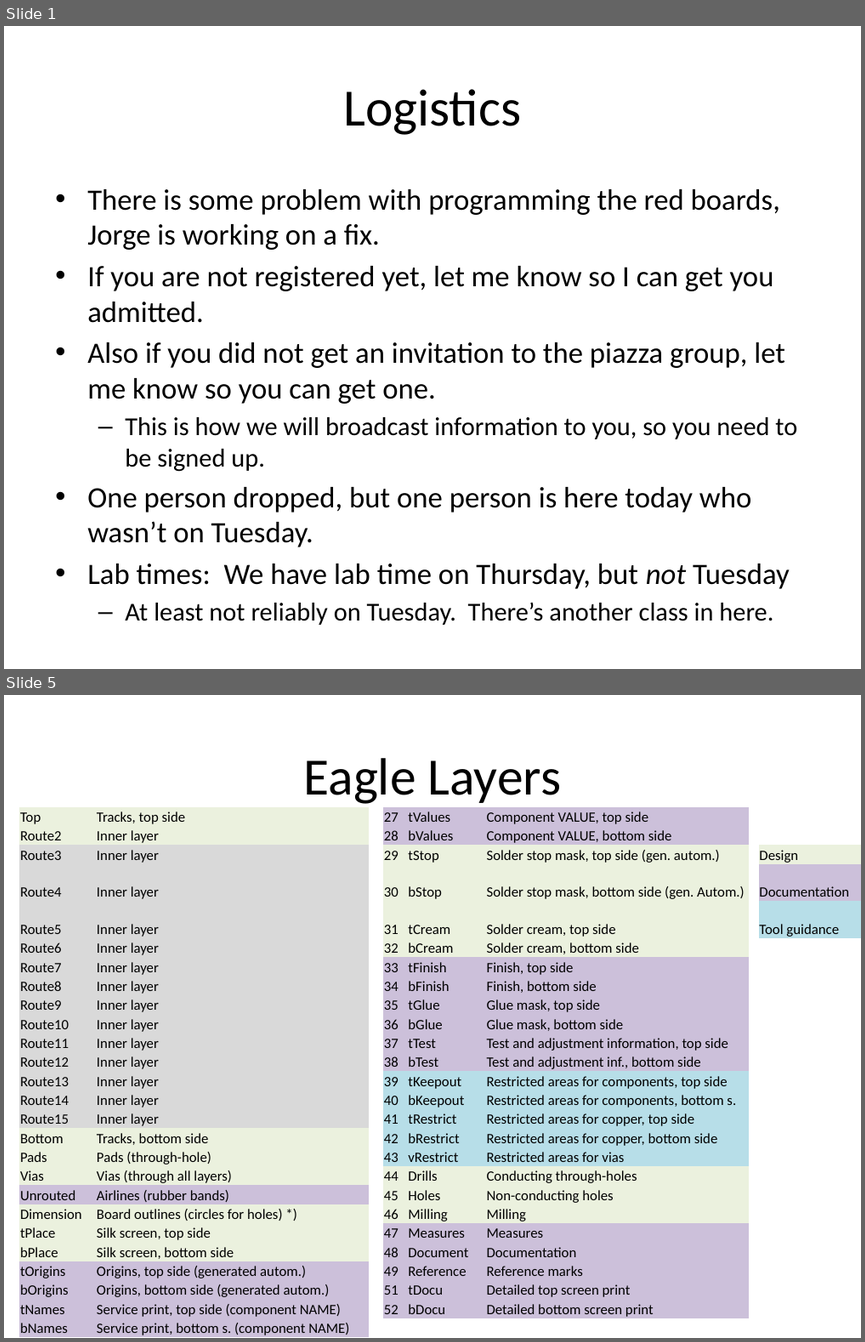
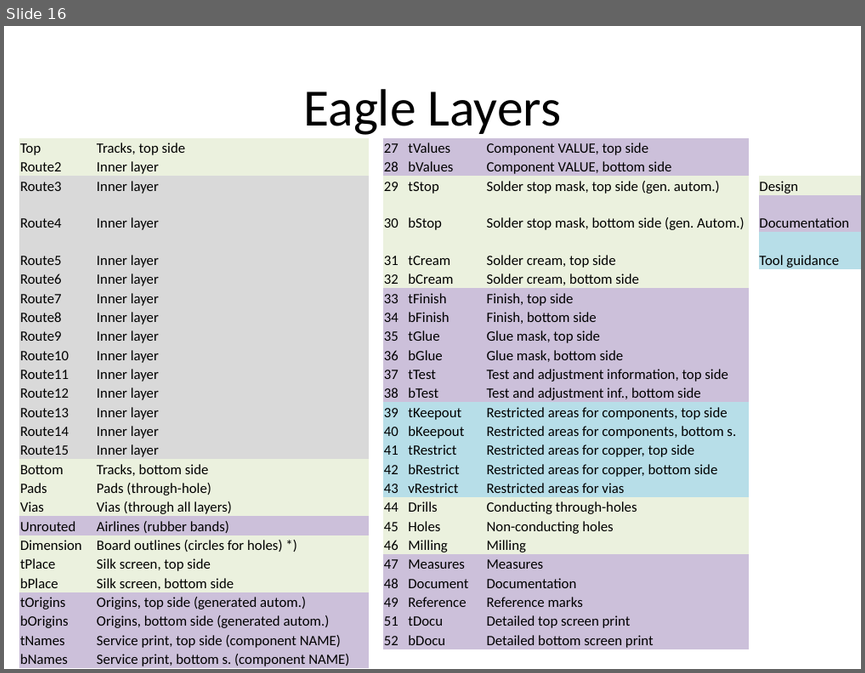
Before and after one commit to NVSL/QuadClass-Resources, a slide deck: Lecture Slides/02-Eagle-Part-1.pptx. Shown one above the other, each under a label of ours: slides 1 and 5 before the commit, slide 16 after it; the slides between them are not shown. The pictures are 865x1342 and 865x673 pixels, drawn with LibreOffice and Linux fonts; fonts in the diff are those of the drawing. Boxes give left, top, right and bottom in pixels: in the first picture for what was removed or moved away, otherwise in the second. Text is boxed around its words. In the diff, an @@ line names an element or a change of style, - is before the commit and + after.

```diff
--- a/Lecture Slides/02-Eagle-Part-1.pptx
+++ b/Lecture Slides/02-Eagle-Part-1.pptx
@@ slide 1 removed at (x1=4, y1=26, x2=861, y2=669), background #FFFFFF @@
@@ title removed at (x1=343, y1=89, x2=521, y2=135) @@
-Logistics
@@ text removed at (x1=87, y1=189, x2=797, y2=624) @@
-• There is some problem with programming the red boards, Jorge is working on a fix.
-• If you are not registered yet, let me know so I can get you admitted.
-• Also if you did not get an invitation to the piazza group, let me know so you can get one.
-  – This is how we will broadcast information to you, so you need to be signed up.
-• One person dropped, but one person is here today who wasn’t on Tuesday.
-• Lab times: We have lab time on Thursday, but not Tuesday
-  – At least not reliably on Tuesday. There’s another class in here.
@@ what was slide 5 is now slide 16 @@
```
Also in this commit, not shown: 2 slides changed, 13 slides added, 1 other slide removed, 7 other files.
